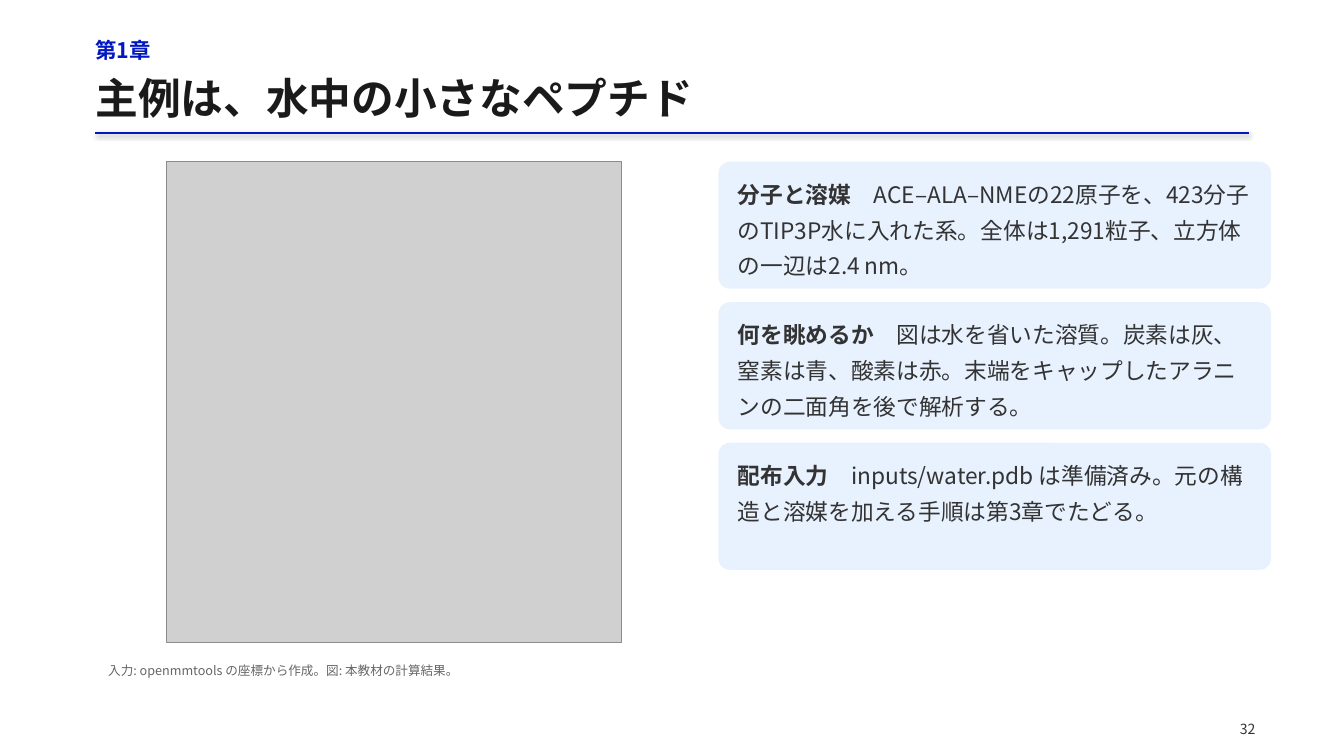
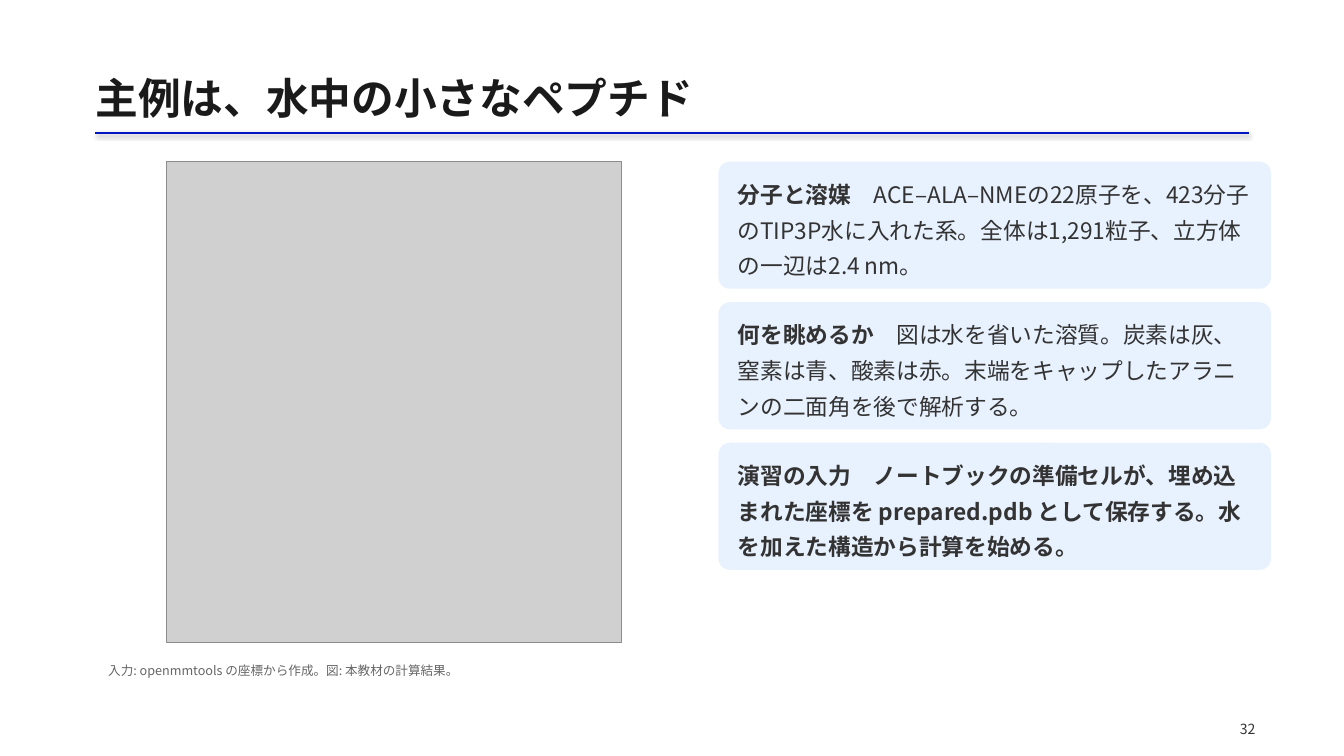
Before and after one commit to matsunagalab/lecture_bioinfo, a slide deck: slide 32 of 11_分子動力学シミュレーション/11_分子動力学シミュレーション.pptx. Drawn at 1344x756 pixels with LibreOffice and Linux fonts; fonts in the diff are those of the drawing; grey boxes stand for pictures. Boxes give left, top, right and bottom in pixels: in the first picture for what was removed or moved away, otherwise in the second. Text is boxed around its words. In the diff, an @@ line names an element or a change of style, - is before the commit and + after.

Commit message:
第11回の数式と図を再配置しOpenMM演習の説明を改善

```diff
--- a/11_分子動力学シミュレーション/11_分子動力学シミュレーション.pptx
+++ b/11_分子動力学シミュレーション/11_分子動力学シミュレーション.pptx
@@ text removed at (95,39,150,60) @@
-第1章
@@ text at (738,464,1242,557): text changed; bold on @@
-配布入力 inputs/water.pdb は準備済み。元の構造と溶媒を加える手順は第3章でたどる。
+演習の入力 ノートブックの準備セルが、埋め込まれた座標を prepared.pdb として保存する。水を加えた構造から計算を始める。
```
Also in this commit, not shown: 53 other slides changed, 4 slides added, 4 slides removed, 2 other files.
